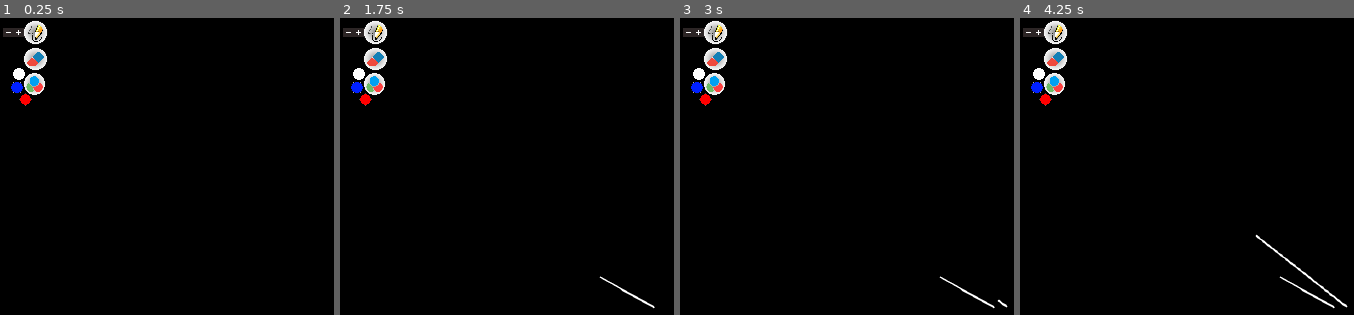
Above: before the commit, frames 1-4 (left to right).
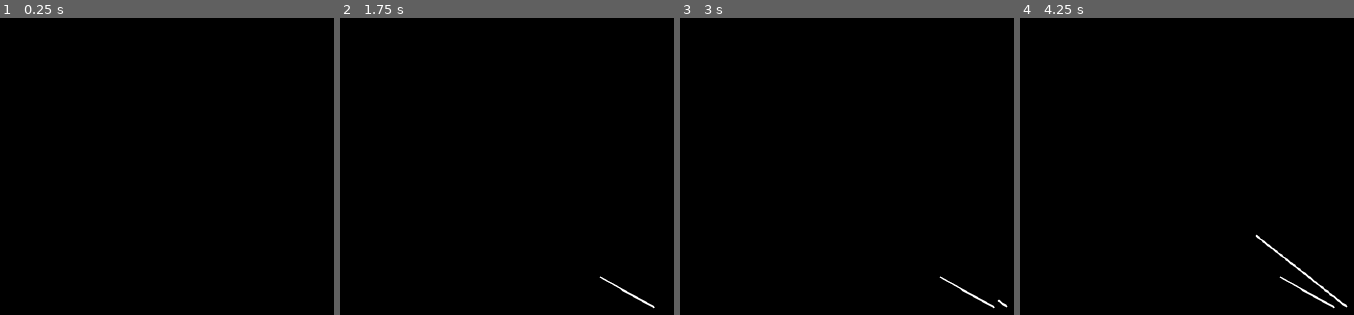
Above: after the commit, the same moments.

Repository: grapdega/whiteboard
Game: Godot game, scene res://whiteboard.tscn
The game is run twice, just before and just after one commit, with the same random seed, the same clock (stepped at 60 frames per second) and the same inputs. Before the commit the project starts from res://Node2D.tscn.
Inputs (mouse positions are in pixels of both pictures, inside the frame that each line leads up to):
- Up to frame 1 (0.25 s): no input
- Up to frame 2 (1.75 s): tap Enter at 0.5 s; move the mouse to (outside the picture) at 0.52 s; click (outside the picture) at 0.67 s; tap Space at 1.25 s; drag from (580, 264) to (outside the picture) at 1.27 s
- Up to frame 3 (3 s): tap Enter at 2 s; move the mouse to (outside the picture) at 2.02 s; click (outside the picture) at 2.17 s; tap Space at 2.75 s; drag from (outside the picture) to (840, 175) at 2.77 s
- Up to frame 4 (4.25 s): tap Enter at 3.5 s; move the mouse to (outside the picture) at 3.52 s; click (outside the picture) at 3.67 s

The runs differ from the first frame. In frame 1, 1.7% of the frame differs, in the area x 0-15%, y 1-30%; in frame 2, 1.7%; in frame 3, 1.7%; in frame 4, 1.7%.

Commit message:
cleanup

Diff:
--- a/Node2D.tscn
+++ /dev/null
@@ -1,15 +0,0 @@
-[gd_scene load_steps=3 format=2]
-
-[ext_resource path="res://Node2D.gd" type="Script" id=1]
-[ext_resource path="res://ui.tscn" type="PackedScene" id=2]
-
-[node name="Whiteboard" type="Node2D"]
-script = ExtResource( 1 )
-
-[node name="Lines" type="Node2D" parent="."]
-
-[node name="ui" parent="." instance=ExtResource( 2 )]
-margin_left = 128.0
-margin_top = 127.0
-margin_right = 128.0
-margin_bottom = 127.0
--- a/project.godot
+++ b/project.godot
@@ -11,7 +11,7 @@
 [application]
 
 config/name="draw"
-run/main_scene="res://Node2D.tscn"
+run/main_scene="res://whiteboard.tscn"
 boot_splash/show_image=false
 config/icon="res://icon.png"
 
--- a/Node2D.gd
+++ b/script/whiteboard.gd
@@ -15,7 +15,7 @@
 	if  event is InputEventScreenTouch:
 		_pressed = event.pressed
 		if event.pressed: # Down.
-			var cur = preload("res://CurveLine.gd").new()
+			var cur = preload("res://script/CurveLine.gd").new()
 			cur.size = size
 			cur.color = color
 			cur.pressed = true
@@ -33,7 +33,7 @@
 	if event is InputEventMouseButton:
 		_pressed = event.pressed
 		if _pressed:
-			var cur = preload("res://CurveLine.gd").new()
+			var cur = preload("res://script/CurveLine.gd").new()
 			cur.size = size
 			cur.color = color
 			cur.pressed = true
--- a/ui.tscn
+++ /dev/null
@@ -1,89 +0,0 @@
-[gd_scene load_steps=10 format=2]
-
-[ext_resource path="res://UI/Icon/color.png" type="Texture" id=1]
-[ext_resource path="res://UI/Icon/Eraser.svg" type="Texture" id=2]
-[ext_resource path="res://UI/Icon/Draw.svg" type="Texture" id=3]
-[ext_resource path="res://UI/Icon/Color/Blue.svg" type="Texture" id=4]
-[ext_resource path="res://UI/Icon/Color/White.svg" type="Texture" id=5]
-[ext_resource path="res://UI/Icon/plus.svg" type="Texture" id=6]
-[ext_resource path="res://UI/Icon/Color/Red.svg" type="Texture" id=7]
-[ext_resource path="res://UI/Icon/minus.svg" type="Texture" id=8]
-
-[sub_resource type="StyleBoxFlat" id=1]
-bg_color = Color( 0.172549, 0.145098, 0.145098, 1 )
-
-[node name="ui" type="Control"]
-anchor_left = 1.0
-anchor_top = 0.5
-anchor_right = 1.0
-anchor_bottom = 0.5
-margin_left = 16.0
-margin_top = -84.0
-margin_right = 16.0
-margin_bottom = -84.0
-__meta__ = {
-"_edit_horizontal_guides_": [ 370.0 ]
-}
-
-[node name="ColorPicker" type="ColorPicker" parent="."]
-visible = false
-margin_left = 26.0
-margin_top = 25.0
-margin_right = 334.0
-margin_bottom = 481.0
-hsv_mode = true
-presets_enabled = false
-presets_visible = false
-
-[node name="Eraser" type="Sprite" parent="."]
-position = Vector2( -43, -28 )
-scale = Vector2( 0.148, 0.148 )
-texture = ExtResource( 2 )
-
-[node name="Draw" type="Sprite" parent="."]
-position = Vector2( -43, -92 )
-scale = Vector2( 0.148478, 0.148478 )
-z_index = 1
-texture = ExtResource( 3 )
-
-[node name="Draw2" type="Sprite" parent="Draw"]
-z_index = 1
-texture = ExtResource( 3 )
-
-[node name="Panel2" type="Panel" parent="Draw"]
-margin_left = -525.329
-margin_top = -67.3499
-margin_right = -14.3291
-margin_bottom = 67.6501
-size_flags_stretch_ratio = 4.67
-custom_styles/panel = SubResource( 1 )
-
-[node name="Plus" type="Sprite" parent="Draw/Panel2"]
-position = Vector2( 249.195, 67.3499 )
-scale = Vector2( 0.28475, 0.28475 )
-texture = ExtResource( 6 )
-
-[node name="Minus" type="Sprite" parent="Draw/Panel2"]
-position = Vector2( 87.5537, 67.3499 )
-scale = Vector2( 0.28475, 0.28475 )
-texture = ExtResource( 8 )
-
-[node name="Color" type="Sprite" parent="."]
-position = Vector2( -45, 31 )
-scale = Vector2( 0.109447, 0.109447 )
-texture = ExtResource( 1 )
-
-[node name="Blue" type="Sprite" parent="Color"]
-position = Vector2( -383.738, 82.2324 )
-scale = Vector2( 0.747218, 0.747218 )
-texture = ExtResource( 4 )
-
-[node name="Red" type="Sprite" parent="Color"]
-position = Vector2( -201.001, 338.064 )
-scale = Vector2( 0.749219, 0.749219 )
-texture = ExtResource( 7 )
-
-[node name="White" type="Sprite" parent="Color"]
-position = Vector2( -338.054, -219.282 )
-scale = Vector2( 0.749219, 0.749219 )
-texture = ExtResource( 5 )
--- a/ui2.tscn
+++ /dev/null
@@ -1,62 +0,0 @@
-[gd_scene load_steps=8 format=2]
-
-[ext_resource path="res://UI/MainButton.svg" type="Texture" id=1]
-[ext_resource path="res://UI/Icon/Eraser.svg" type="Texture" id=2]
-[ext_resource path="res://UI/Icon/Draw.svg" type="Texture" id=3]
-[ext_resource path="res://UI/Icon/Color/Blue.svg" type="Texture" id=4]
-[ext_resource path="res://UI/Icon/Color/White.svg" type="Texture" id=5]
-[ext_resource path="res://UI/Icon/Color.svg" type="Texture" id=6]
-[ext_resource path="res://UI/Icon/Color/Red.svg" type="Texture" id=7]
-
-[node name="ui" type="Node2D"]
-
-[node name="ColorPicker" type="ColorPicker" parent="."]
-visible = false
-margin_left = 14.0
-margin_top = 13.0
-margin_right = 322.0
-margin_bottom = 469.0
-hsv_mode = true
-presets_enabled = false
-presets_visible = false
-
-[node name="MainButton" type="TouchScreenButton" parent="."]
-position = Vector2( 2, 780 )
-z_index = 3
-z_as_relative = false
-normal = ExtResource( 1 )
-
-[node name="Draw" type="TouchScreenButton" parent="MainButton"]
-position = Vector2( 79, -393 )
-z_index = -1
-normal = ExtResource( 3 )
-
-[node name="Draw2" type="TouchScreenButton" parent="MainButton"]
-position = Vector2( 387, -63 )
-z_index = -1
-normal = ExtResource( 2 )
-
-[node name="Color" type="TouchScreenButton" parent="MainButton"]
-position = Vector2( 210, 336.667 )
-normal = ExtResource( 6 )
-
-[node name="White" type="TouchScreenButton" parent="MainButton/Color"]
-position = Vector2( 378, 3.3335 )
-scale = Vector2( 0.613232, 0.613232 )
-normal = ExtResource( 5 )
-
-[node name="Blue" type="TouchScreenButton" parent="MainButton/Color"]
-position = Vector2( 331, 239.333 )
-scale = Vector2( 0.613232, 0.613232 )
-normal = ExtResource( 4 )
-
-[node name="Red" type="TouchScreenButton" parent="MainButton/Color"]
-position = Vector2( 117, 381.333 )
-scale = Vector2( 0.613232, 0.613232 )
-normal = ExtResource( 7 )
-
-[node name="VScrollBar" type="VScrollBar" parent="MainButton/Color"]
-margin_left = 302.0
-margin_top = -770.667
-margin_right = 330.0
-margin_bottom = -434.667
--- a/ui3.tscn
+++ /dev/null
@@ -1,90 +0,0 @@
-[gd_scene load_steps=10 format=2]
-
-[ext_resource path="res://UI/Icon/color.png" type="Texture" id=1]
-[ext_resource path="res://UI/Icon/Eraser.svg" type="Texture" id=2]
-[ext_resource path="res://UI/Icon/Draw.svg" type="Texture" id=3]
-[ext_resource path="res://UI/Icon/Color/Blue.svg" type="Texture" id=4]
-[ext_resource path="res://UI/Icon/Color/White.svg" type="Texture" id=5]
-[ext_resource path="res://UI/Icon/plus.svg" type="Texture" id=6]
-[ext_resource path="res://UI/Icon/Color/Red.svg" type="Texture" id=7]
-[ext_resource path="res://UI/Icon/minus.svg" type="Texture" id=8]
-
-[sub_resource type="StyleBoxFlat" id=1]
-bg_color = Color( 0.172549, 0.145098, 0.145098, 1 )
-
-[node name="ui" type="Control"]
-anchor_left = 1.0
-anchor_top = 0.5
-anchor_right = 1.0
-anchor_bottom = 0.5
-margin_left = 16.0
-margin_top = -84.0
-margin_right = 16.0
-margin_bottom = -84.0
-__meta__ = {
-"_edit_horizontal_guides_": [ 370.0 ]
-}
-
-[node name="ColorPicker" type="ColorPicker" parent="."]
-visible = false
-margin_left = 22.0
-margin_top = 21.0
-margin_right = 330.0
-margin_bottom = 477.0
-hsv_mode = true
-presets_enabled = false
-presets_visible = false
-
-[node name="Eraser" type="Sprite" parent="."]
-position = Vector2( -43, -28 )
-scale = Vector2( 0.148, 0.148 )
-texture = ExtResource( 2 )
-
-[node name="Draw" type="Sprite" parent="."]
-position = Vector2( -43, -92 )
-scale = Vector2( 0.148478, 0.148478 )
-z_index = 1
-texture = ExtResource( 3 )
-
-[node name="Draw2" type="Sprite" parent="Draw"]
-scale = Vector2( 1, 1 )
-z_index = 1
-texture = ExtResource( 3 )
-
-[node name="Panel2" type="Panel" parent="Draw"]
-margin_left = -525.329
-margin_top = -67.3499
-margin_right = -14.3291
-margin_bottom = 67.6501
-size_flags_stretch_ratio = 4.67
-custom_styles/panel = SubResource( 1 )
-
-[node name="Plus" type="Sprite" parent="Draw/Panel2"]
-position = Vector2( 249.195, 67.3499 )
-scale = Vector2( 0.28475, 0.28475 )
-texture = ExtResource( 6 )
-
-[node name="Minus" type="Sprite" parent="Draw/Panel2"]
-position = Vector2( 87.5537, 67.3499 )
-scale = Vector2( 0.28475, 0.28475 )
-texture = ExtResource( 8 )
-
-[node name="Color" type="Sprite" parent="."]
-position = Vector2( -45, 31 )
-scale = Vector2( 0.109447, 0.109447 )
-texture = ExtResource( 1 )
-
-[node name="Blue" type="Sprite" parent="Color"]
-position = Vector2( -383.738, 82.2324 )
-scale = Vector2( 0.747218, 0.747218 )
-texture = ExtResource( 4 )
-
-[node name="Red" type="Sprite" parent="Color"]
-position = Vector2( -201.001, 338.064 )
-scale = Vector2( 0.749219, 0.749219 )
-texture = ExtResource( 7 )
-
-[node name="White" type="Sprite" parent="Color"]
-position = Vector2( -338.054, -219.282 )
-scale = Vector2( 0.749219, 0.749219 )
-texture = ExtResource( 5 )
--- /dev/null
+++ b/whiteboard.tscn
@@ -0,0 +1,6 @@
+[gd_scene load_steps=2 format=2]
+
+[ext_resource path="res://script/whiteboard.gd" type="Script" id=1]
+
+[node name="Whiteboard" type="Node2D"]
+script = ExtResource( 1 )
Not shown, removed: UI/Icon/Color.svg.import
Not shown, removed: UI/Icon/Color/Blue.svg.import
Not shown, removed: UI/Icon/Color/Red.svg.import
Not shown, removed: UI/Icon/Color/White.svg.import
Not shown, removed: UI/Icon/Draw.svg.import
Not shown, removed: UI/Icon/Eraser.svg.import
Not shown, removed: UI/Icon/color.png.import
Not shown, removed: UI/Icon/minus.svg.import
Not shown, removed: UI/Icon/plus.svg.import
Not shown, removed: UI/MainButton.svg.import
Not shown, removed: UI/draw.svg.import
Renamed: icon.png -> UI/icon.png
(and 4 more such lines)
